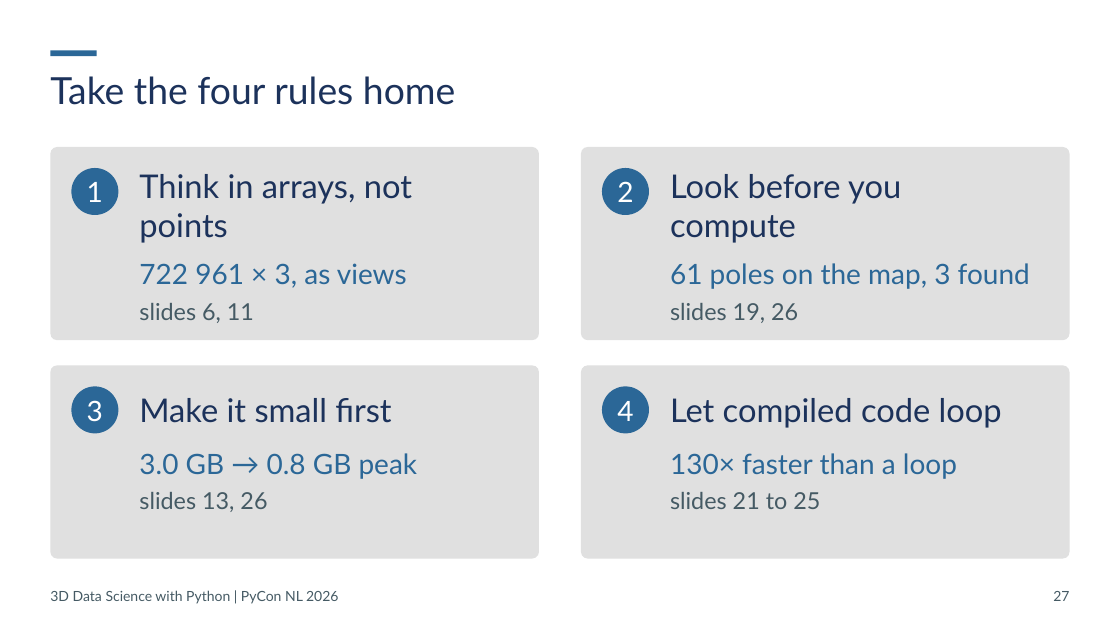
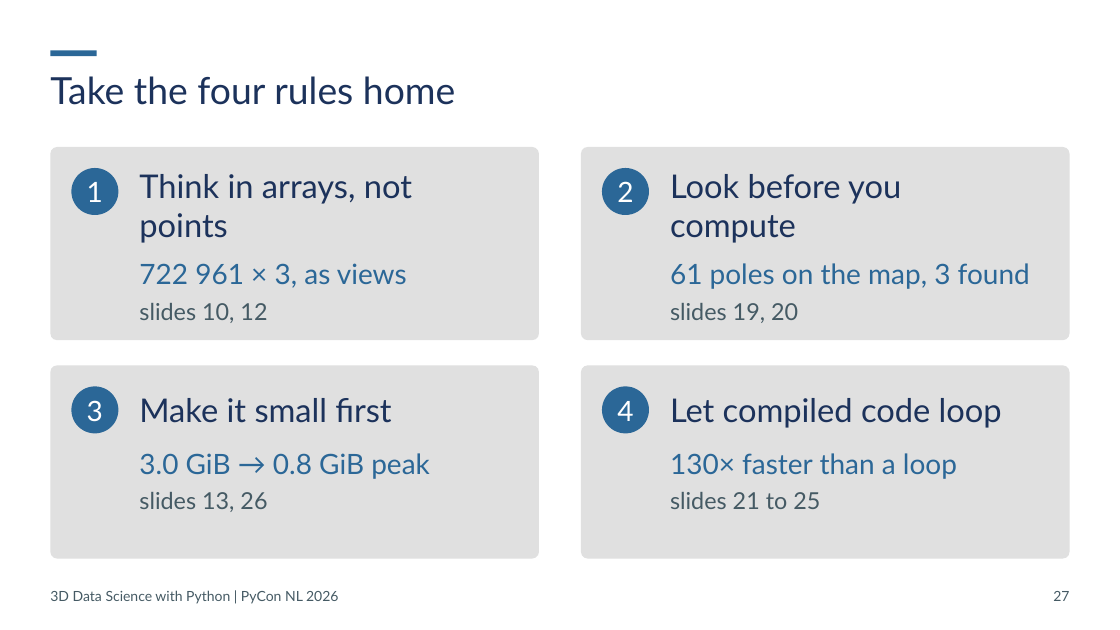
Before and after one commit to Sloppy1999/pycon-nl-2026-3d-data-science, a slide deck: slide 27 of deck/out/20261015_PyCon-NL_3D-Data-Science.pptx. Drawn at 1120x630 pixels with LibreOffice and Linux fonts; fonts in the diff are those of the drawing. Boxes give left, top, right and bottom in pixels: in the first picture for what was removed or moved away, otherwise in the second. Text is boxed around its words. In the diff, an @@ line names an element or a change of style, - is before the commit and + after.

```diff
--- a/deck/out/20261015_PyCon-NL_3D-Data-Science.pptx
+++ b/deck/out/20261015_PyCon-NL_3D-Data-Science.pptx
@@ text at [139, 303, 267, 323]: text changed @@
-slides 6, 11
+slides 10, 12
@@ text at [670, 303, 798, 323]: text changed @@
-slides 19, 26
+slides 19, 20
@@ text at [139, 453, 430, 479]: text changed @@
-3.0 GB → 0.8 GB peak
+3.0 GiB → 0.8 GiB peak
```
Also in this commit, not shown: 13 other slides changed, 46 other files.
